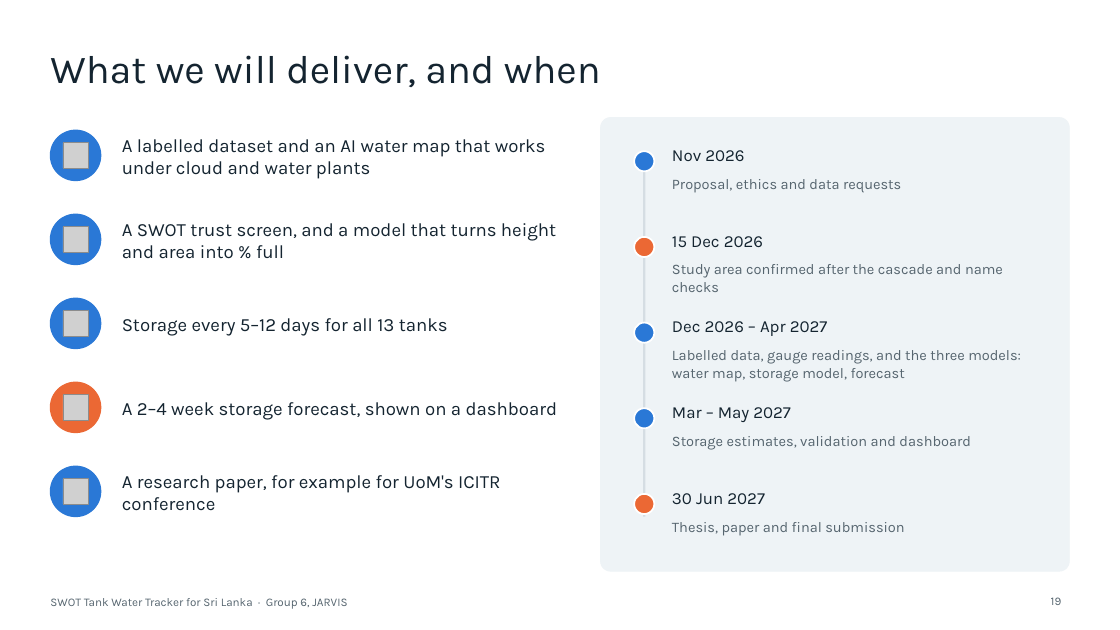
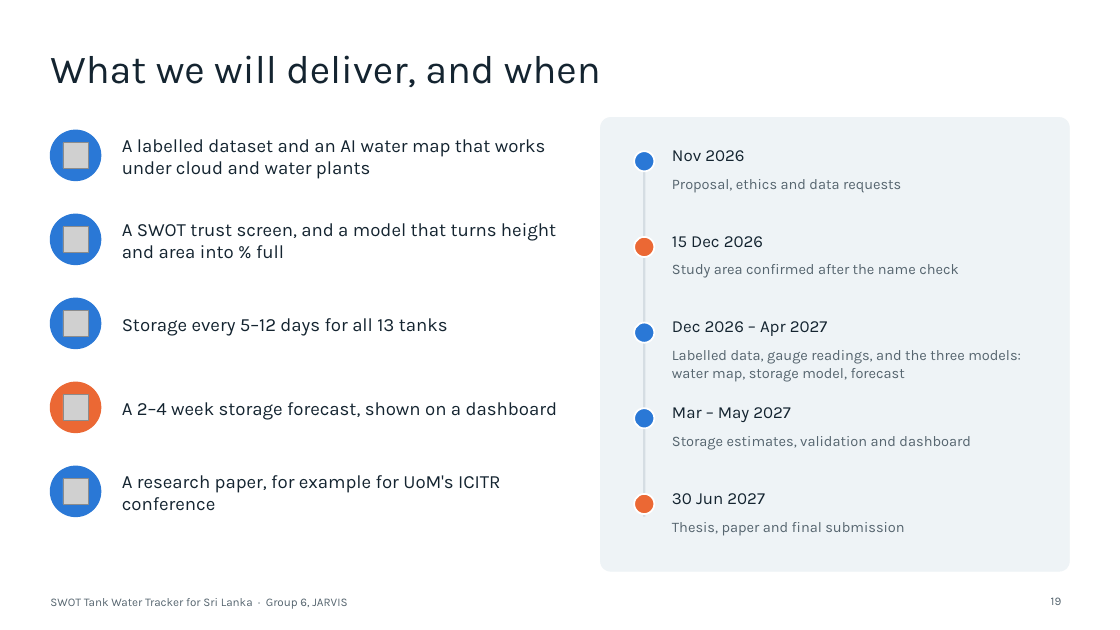
Before and after one commit to jarvis-uom/swot-tank-tracker-site, a slide deck: slide 19 of site/assets/docs/swot-tank-tracker-proposal-talk.pptx. Drawn at 1120x630 pixels with LibreOffice and Linux fonts; fonts in the diff are those of the drawing; grey boxes stand for pictures. Boxes give left, top, right and bottom in pixels: in the first picture for what was removed or moved away, otherwise in the second. Text is boxed around its words. In the diff, an @@ line names an element or a change of style, - is before the commit and + after.

```diff
--- a/site/assets/docs/swot-tank-tracker-proposal-talk.pptx
+++ b/site/assets/docs/swot-tank-tracker-proposal-talk.pptx
@@ text at [672,264,959,278]: text changed @@
-Study area confirmed after the cascade and name checks
+Study area confirmed after the name check
```
Also in this commit, not shown: 3 other slides changed, 43 other files.
